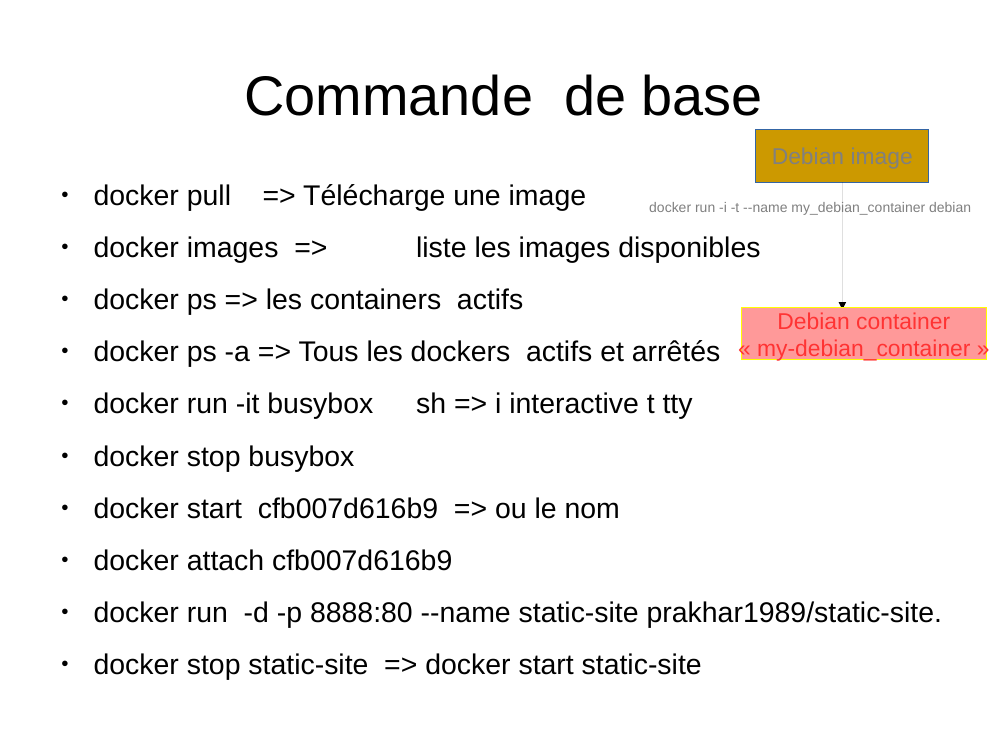
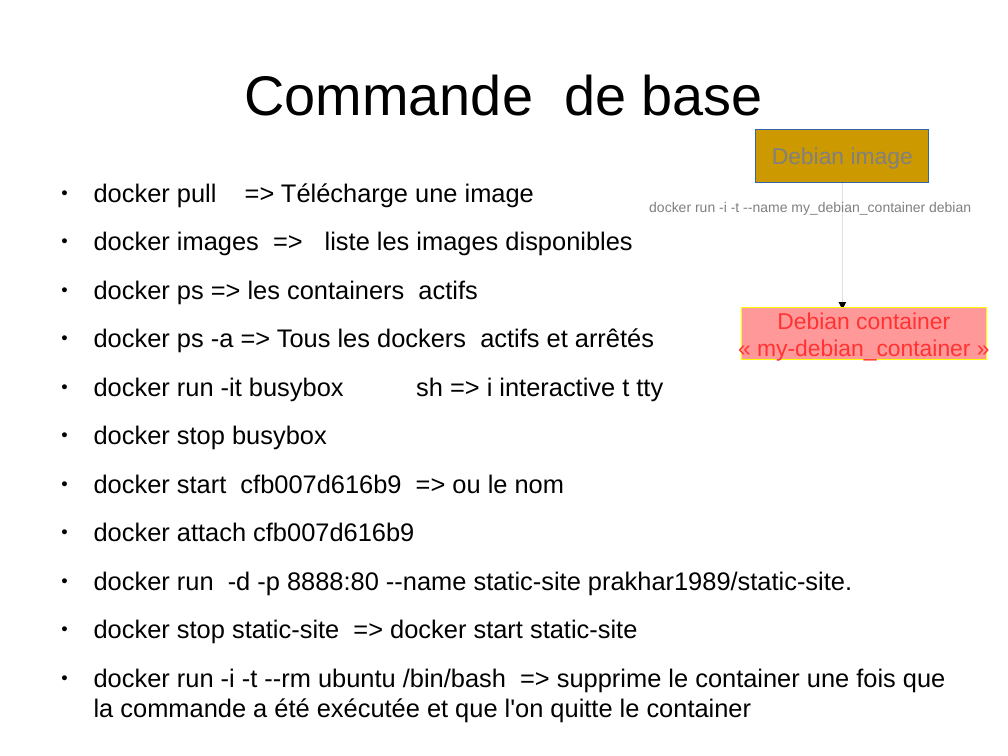
Before and after one commit to heylve/current, a slide deck: slide 10 of Rencontre_devs/docker_dev_conf_20_11_2017.odp (slide 3 before the commit). Drawn at 1008x756 pixels with LibreOffice and Linux fonts; fonts in the diff are those of the drawing. Boxes give left, top, right and bottom in pixels: in the first picture for what was removed or moved away, otherwise in the second. Text is boxed around its words. In the diff, an @@ line names an element or a change of style, - is before the commit and + after.

Commit message:
docker pres ..

```diff
--- a/Rencontre_devs/docker_dev_conf_20_11_2017.odp
+++ b/Rencontre_devs/docker_dev_conf_20_11_2017.odp
@@ text at (94, 183, 852, 644): size 22.4 to 20 pt in "docker pull => Télécharge une image", "docker images => liste les images disponibles", "docker ps => les containers actifs", "docker ps -a => Tous les dockers ..." and 6 more places @@
@@ text at (94, 668, 945, 723): paragraph added @@
+● docker run -i -t --rm ubuntu /bin/bash => supprime le container une fois que la commande a été exécutée et que l'on quitte le container
```
Also in this commit, not shown: 3 other slides changed, 9 slides added, 1 slide removed.
